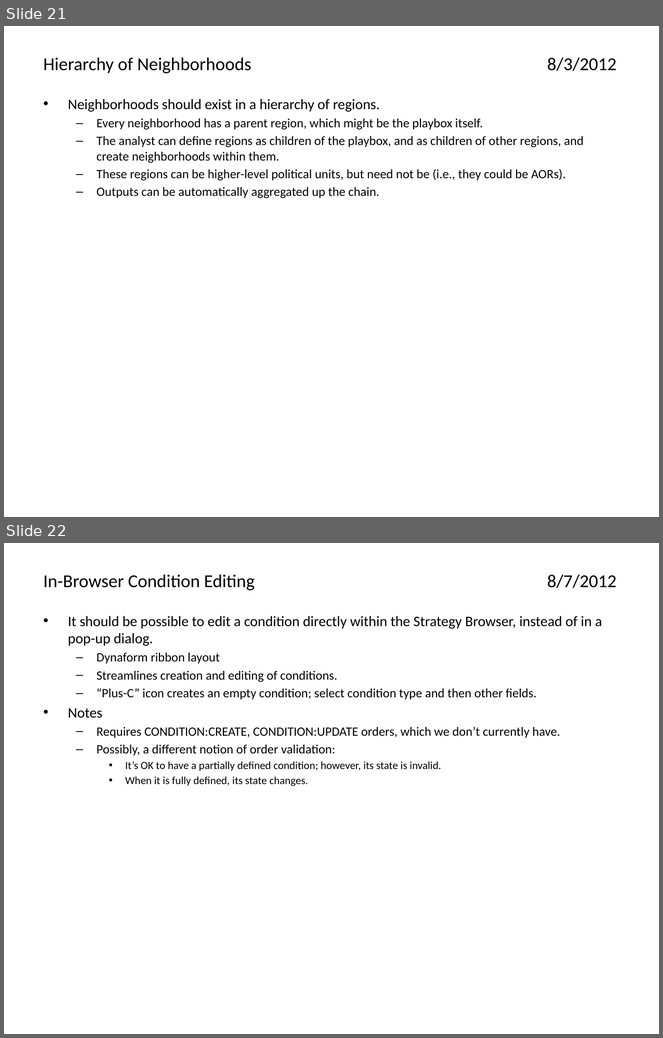
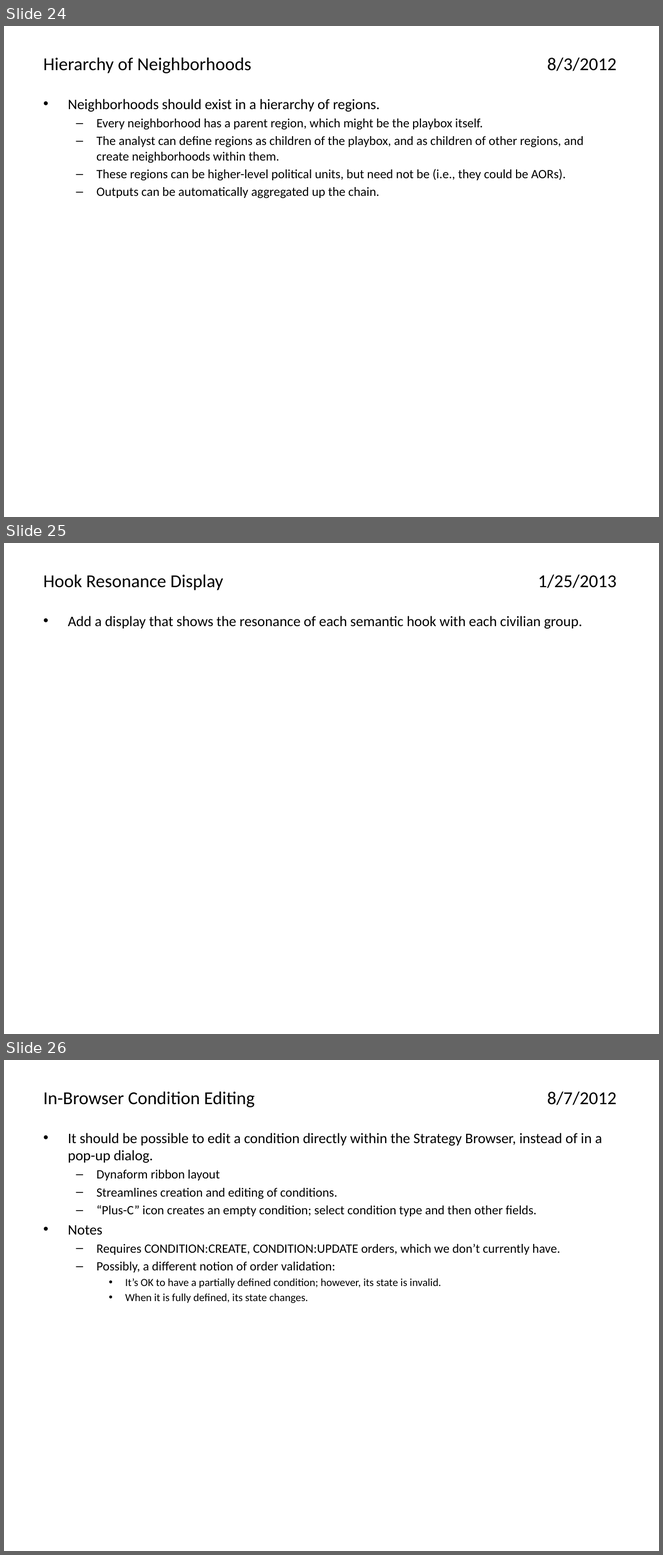
Before and after one commit to AthenaModel/athena-legacy, a slide deck: docs/dev/ideas.pptx. Shown one above the other, each under a label of ours: slides 21 and 22 before the commit, slides 24, 25 and 26 after it. The pictures are 663x1038 and 663x1555 pixels, drawn with LibreOffice and Linux fonts; fonts in the diff are those of the drawing. Boxes give left, top, right and bottom in pixels: in the first picture for what was removed or moved away, otherwise in the second. Text is boxed around its words. In the diff, an @@ line names an element or a change of style, - is before the commit and + after.

```diff
--- a/docs/dev/ideas.pptx
+++ b/docs/dev/ideas.pptx
@@ slide 25 added at box(4, 543, 659, 1034), background #FFFFFF @@
@@ title added at box(44, 574, 617, 590), 20 pt, text #000000 @@
+Hook Resonance Display 1/25/2013
@@ text added at box(68, 616, 582, 629), 16 pt, text #000000 @@
+• Add a display that shows the resonance of each semantic hook with each civilian group.
@@ what was slide 21 is now slide 24 @@
@@ what was slide 22 is now slide 26 @@
```
Also in this commit, not shown: 3 slides changed, 7 other slides added, 2 slides removed.
